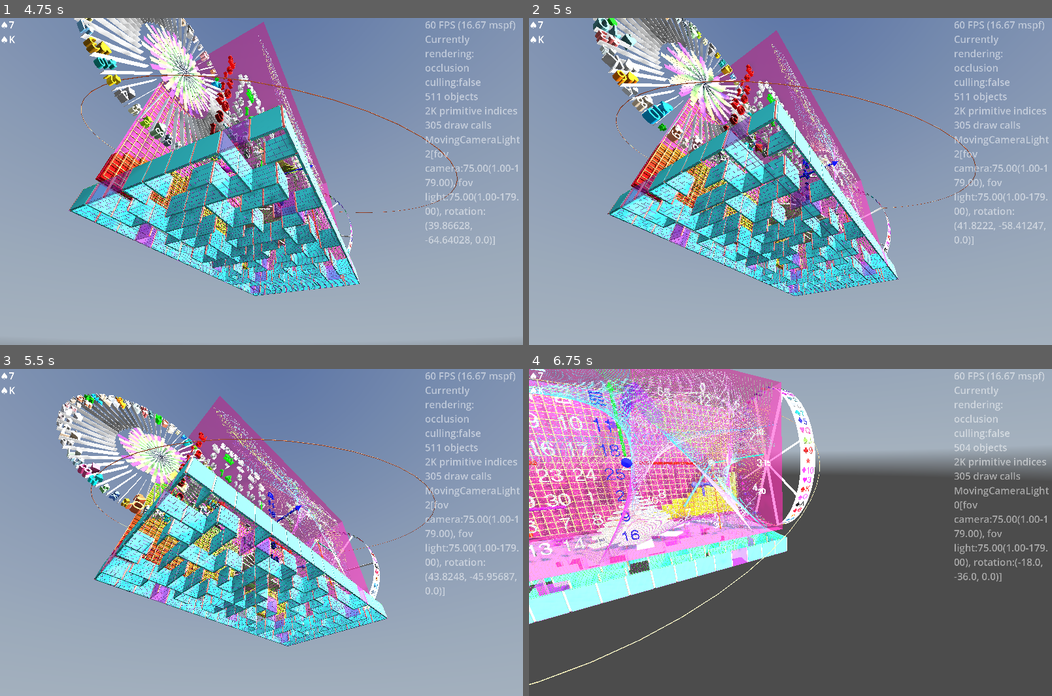
Above: before the commit, frames 1-4 (two rows, left to right).
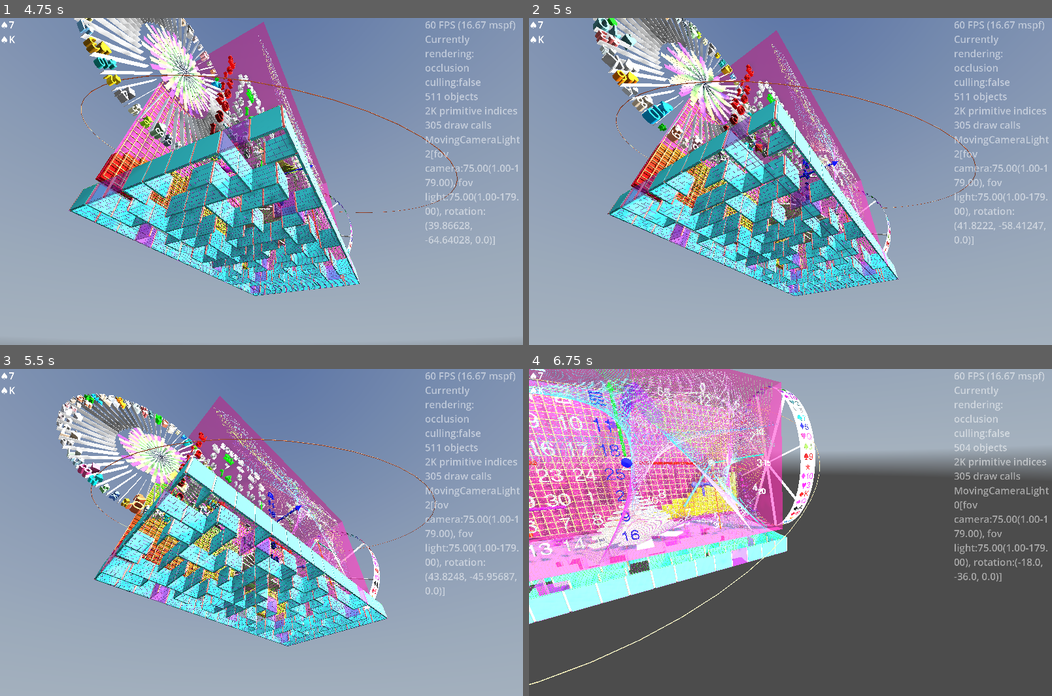
Above: after the commit, the same moments.

Repository: kasworld/gd4template3d
Game: Godot game, scene res://main.tscn
Two runs of this game, one before a commit and one after it. Both use one fixed random seed, a clock stepped at 60 frames per second and the inputs below. A sky picture missing from this copy of the repository is replaced by a grey-blue gradient.
Inputs (mouse positions are in pixels of both pictures, inside the frame that each line leads up to):
- Up to frame 1 (4.75 s): tap Enter at 0.5, 2.1, 4.35 s; move the mouse to (376, 165) at 0.52 s; hold Right 0.53-1.28 s; tap Q at 0.6, 2.85 s; click (376, 165) at 0.67 s; move the mouse to (156, 197) at 1.27 s; hold Down 1.28-2.03 s; tap E at 1.35, 3.6 s; move the mouse to (313, 109) at 2.02 s; hold Right 2.03-2.78 s; move the mouse to (235, 246) at 2.77 s; hold Up 2.78-3.53 s; click (235, 246) at 2.92 s; move the mouse to (418, 230) at 3.52 s; hold Left from 3.53 s (still down); move the mouse to (104, 132) at 4.27 s
- Up to frame 2 (5 s): keep holding Left
- Up to frame 3 (5.5 s): move the mouse to (287, 532) at 5.02 s; release Left at 5.03 s; hold Down from 5.03 s (still down); tap Q at 5.1 s; click (287, 532) at 5.17 s
- Up to frame 4 (6.75 s): move the mouse to (712, 450) at 5.77 s; release Down at 5.78 s; hold Right 5.78-6.53 s; tap E at 5.85 s; move the mouse to (905, 516) at 6.52 s; hold Up from 6.53 s (still down); tap Enter at 6.6 s

Frame 1 is identical in both runs. In frame 2, 0.2% of the frame differs, in the area x 46-70%, y 52-84%; in frame 3, 0.3%; in frame 4, 1.2%, in the area x 30-55%, y 5-49%.

Commit message:
arrange order

Diff:
--- a/main.tscn
+++ b/main.tscn
@@ -22,18 +22,18 @@
 [sub_resource type="Theme" id="Theme_h2yge"]
 default_font_size = 48
 
+[sub_resource type="SystemFont" id="SystemFont_bejao"]
+
+[sub_resource type="Theme" id="Theme_7mycd"]
+resource_local_to_scene = true
+default_font = SubResource("SystemFont_bejao")
+
 [sub_resource type="StandardMaterial3D" id="StandardMaterial3D_ig7tw"]
 transparency = 1
 
 [sub_resource type="BoxMesh" id="BoxMesh_ig7tw"]
 material = SubResource("StandardMaterial3D_ig7tw")
 flip_faces = true
-
-[sub_resource type="SystemFont" id="SystemFont_bejao"]
-
-[sub_resource type="Theme" id="Theme_7mycd"]
-resource_local_to_scene = true
-default_font = SubResource("SystemFont_bejao")
 
 [sub_resource type="MultiMesh" id="MultiMesh_ycdy4"]
 resource_local_to_scene = true
@@ -46,6 +46,35 @@
 
 [node name="Main" type="Node3D"]
 script = ExtResource("1_ig7tw")
+
+[node name="왼쪽패널" type="VBoxContainer" parent="."]
+offset_right = 40.0
+offset_bottom = 138.0
+theme = SubResource("Theme_h2yge")
+
+[node name="LabelReel" type="Label" parent="왼쪽패널"]
+layout_mode = 2
+
+[node name="LabelWheel" type="Label" parent="왼쪽패널"]
+layout_mode = 2
+
+[node name="오른쪽패널" type="VBoxContainer" parent="."]
+modulate = Color(1, 1, 1, 0.501961)
+offset_right = 344.0
+offset_bottom = 371.0
+theme = SubResource("Theme_h2yge")
+
+[node name="LabelPerformance" type="Label" parent="오른쪽패널"]
+layout_mode = 2
+autowrap_mode = 3
+
+[node name="LabelInfo" type="Label" parent="오른쪽패널"]
+layout_mode = 2
+autowrap_mode = 3
+
+[node name="TimedMessage" parent="." instance=ExtResource("5_lquwl")]
+self_modulate = Color(1, 1, 1, 0.498039)
+theme = SubResource("Theme_7mycd")
 
 [node name="Camera3D" type="Camera3D" parent="."]
 transform = Transform3D(1, 0, 0, 0, 1, 0, 0, 0, 1, 0, 10, 0)
@@ -73,42 +102,11 @@
 shadow_opacity = 0.5
 sky_mode = 1
 
-[node name="왼쪽패널" type="VBoxContainer" parent="."]
-offset_right = 40.0
-offset_bottom = 40.0
-theme = SubResource("Theme_h2yge")
-
-[node name="LabelReel" type="Label" parent="왼쪽패널"]
-layout_mode = 2
-
-[node name="LabelWheel" type="Label" parent="왼쪽패널"]
-layout_mode = 2
-
-[node name="오른쪽패널" type="VBoxContainer" parent="."]
-modulate = Color(1, 1, 1, 0.501961)
-offset_right = 344.0
-offset_bottom = 371.0
-theme = SubResource("Theme_h2yge")
-
-[node name="LabelPerformance" type="Label" parent="오른쪽패널"]
-layout_mode = 2
-autowrap_mode = 3
-
-[node name="LabelInfo" type="Label" parent="오른쪽패널"]
-layout_mode = 2
-autowrap_mode = 3
+[node name="WorldEnvironment" type="WorldEnvironment" parent="."]
+environment = ExtResource("3_h2yge")
 
 [node name="WallBox" type="MeshInstance3D" parent="."]
 mesh = SubResource("BoxMesh_ig7tw")
-
-[node name="TimedMessage" parent="." instance=ExtResource("5_lquwl")]
-self_modulate = Color(1, 1, 1, 0.498039)
-theme = SubResource("Theme_7mycd")
-
-[node name="WorldEnvironment" type="WorldEnvironment" parent="."]
-environment = ExtResource("3_h2yge")
-
-[node name="DemoContainer" type="Node3D" parent="."]
 
 [node name="AxisArrow3D" parent="." instance=ExtResource("4_1bvp3")]
 
@@ -126,15 +124,15 @@
 
 [node name="WaveGauge" parent="." instance=ExtResource("9_kek77")]
 
+[node name="Roulette" parent="." instance=ExtResource("10_4c57u")]
+
 [node name="TimerWheel" type="Timer" parent="."]
 one_shot = true
 
+[node name="SlotReel" parent="." instance=ExtResource("11_efxa6")]
+
 [node name="TimerReel" type="Timer" parent="."]
 one_shot = true
-
-[node name="Roulette" parent="." instance=ExtResource("10_4c57u")]
-
-[node name="SlotReel" parent="." instance=ExtResource("11_efxa6")]
 
 [node name="MeshTrail" parent="." instance=ExtResource("12_dg77c")]
 multimesh = SubResource("MultiMesh_ycdy4")
